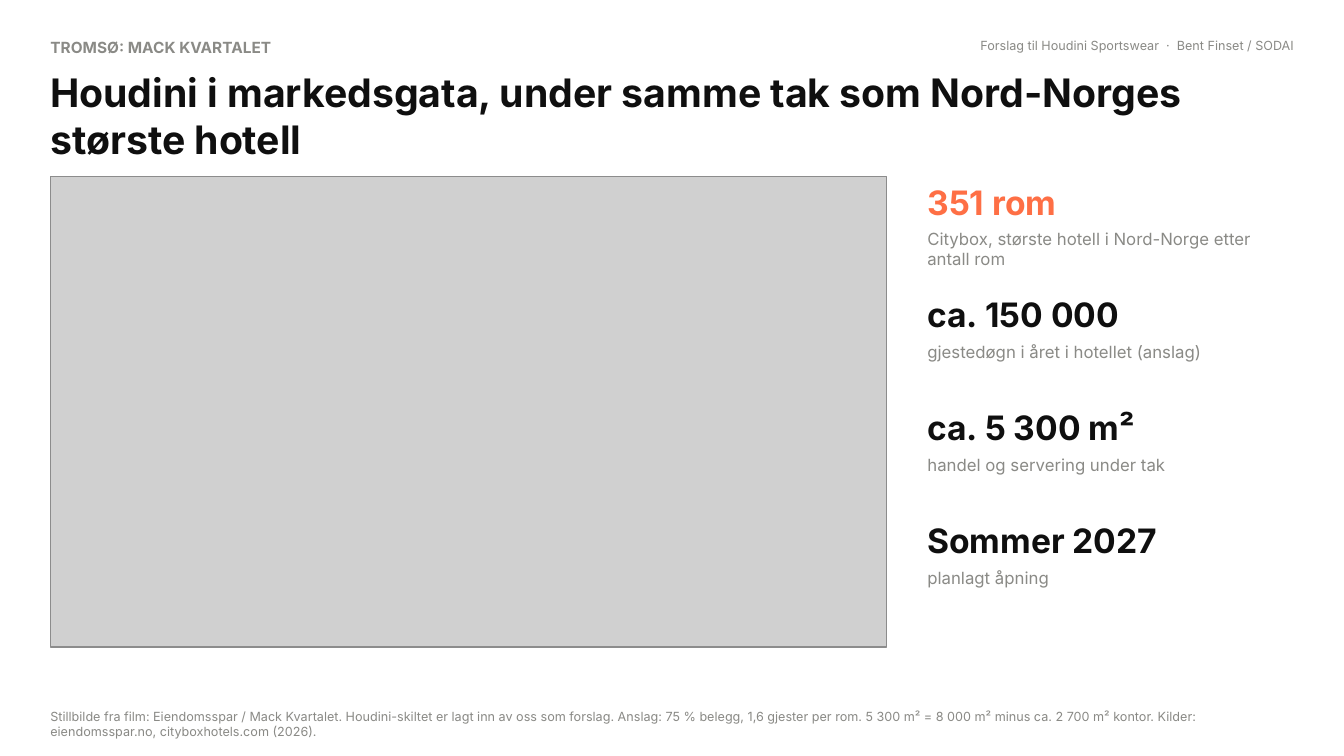
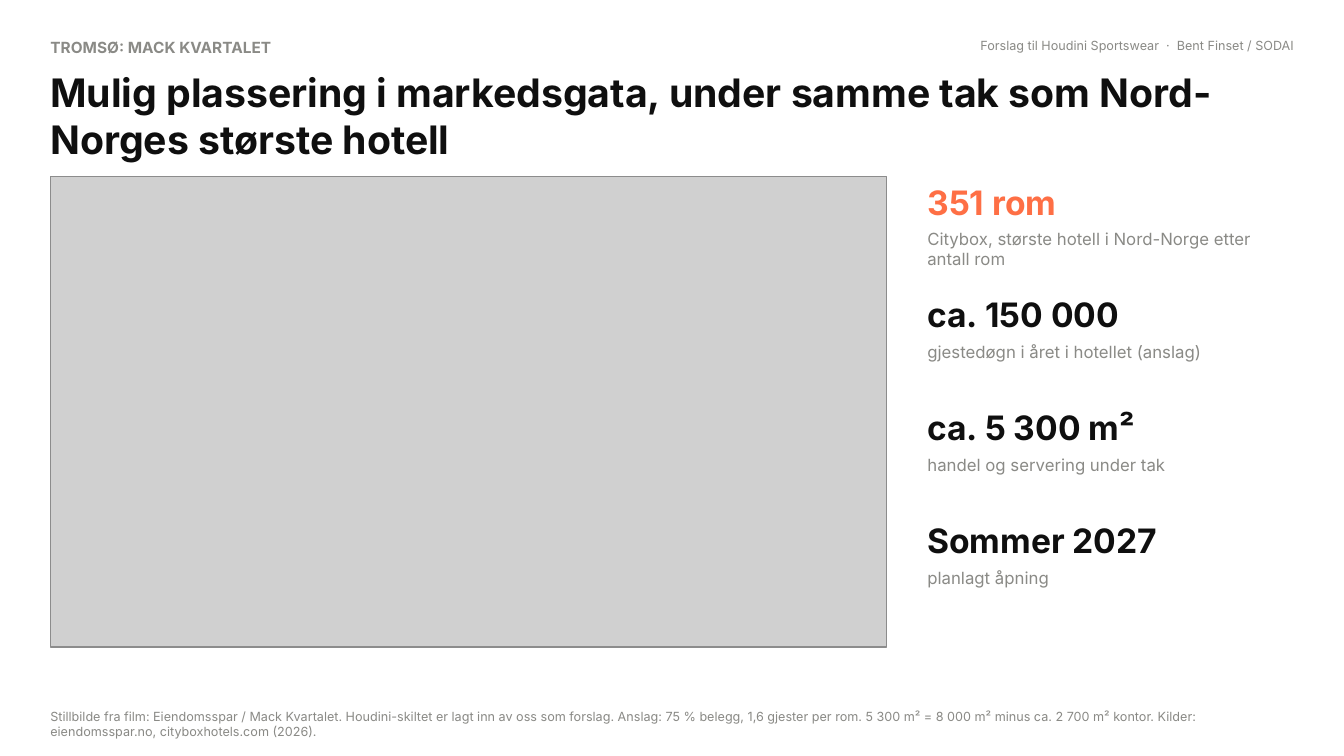
Before and after one commit to bent-commits/finset-trading, a slide deck: slide 11 of analyser/houdini/Houdini_i_Norge.pptx (slide 10 before the commit). Drawn at 1344x756 pixels with LibreOffice and Linux fonts; fonts in the diff are those of the drawing; grey boxes stand for pictures. Boxes give left, top, right and bottom in pixels: in the first picture for what was removed or moved away, otherwise in the second. Text is boxed around its words. In the diff, an @@ line names an element or a change of style, - is before the commit and + after.

```diff
--- a/analyser/houdini/Houdini_i_Norge.pptx
+++ b/analyser/houdini/Houdini_i_Norge.pptx
@@ text at (50, 77, 1212, 163): text changed @@
-Houdini i markedsgata, under samme tak som Nord-Norges største hotell
+Mulig plassering i markedsgata, under samme tak som Nord-Norges største hotell
```
Also in this commit, not shown: 9 other slides changed, 1 slide added, 2 other files.
